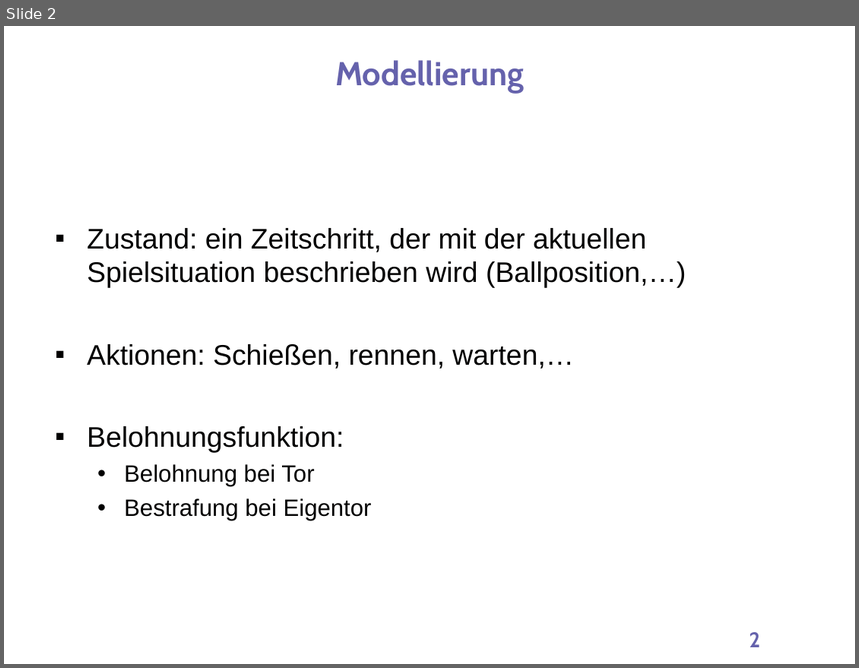
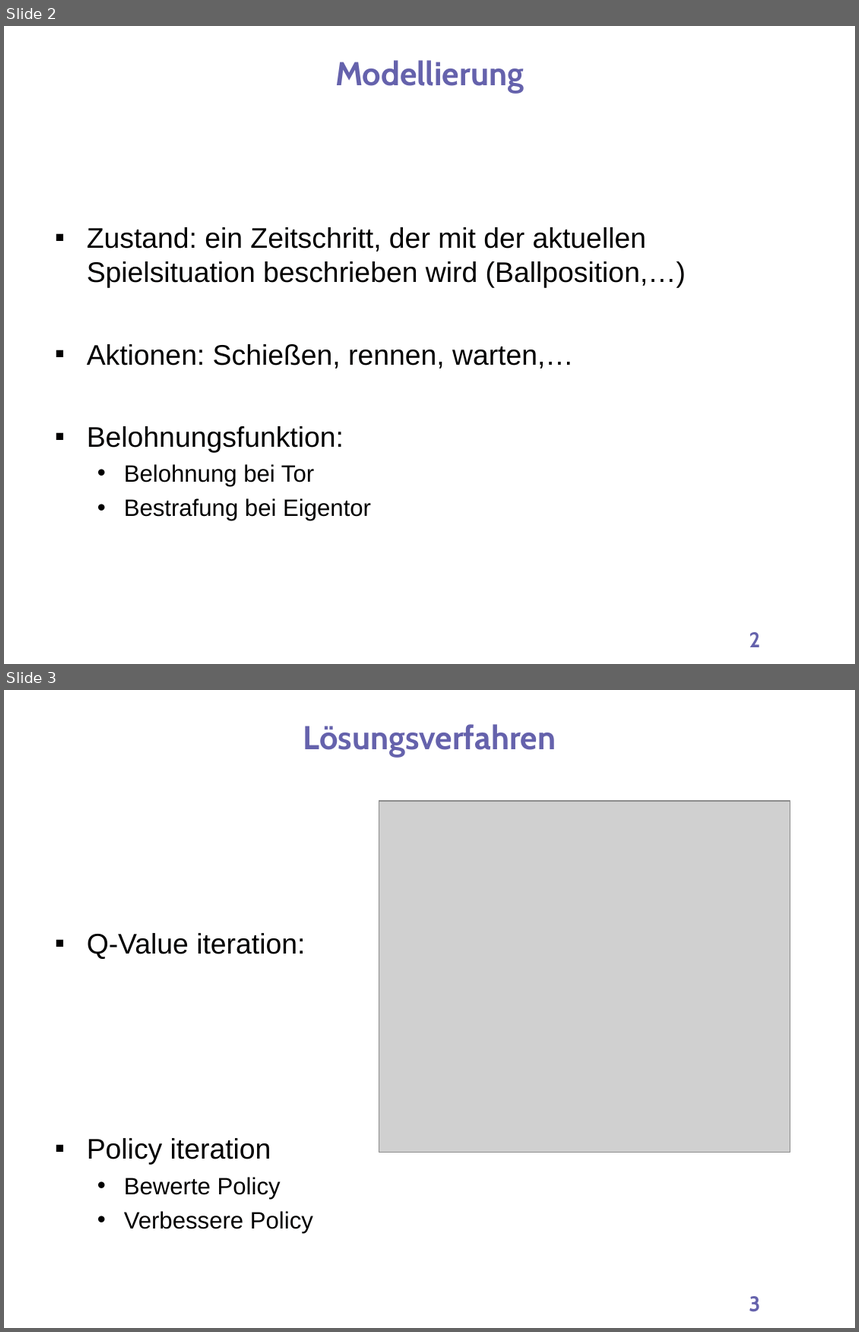
Before and after one commit to gerhardkurz/roboZen, a slide deck: presentation/1/praesentationMDP.ppt. Shown one above the other, each under a label of ours: slide 2 before the commit, slides 2 and 3 after it. The pictures are 859x668 and 859x1332 pixels, drawn with LibreOffice and Linux fonts; fonts in the diff are those of the drawing; grey boxes stand for pictures; background and template pictures are left out. Boxes give left, top, right and bottom in pixels: in the first picture for what was removed or moved away, otherwise in the second. Text is boxed around its words. In the diff, an @@ line names an element or a change of style, - is before the commit and + after.

Commit message:
finished presentation for mdp

```diff
--- a/presentation/1/praesentationMDP.ppt
+++ b/presentation/1/praesentationMDP.ppt
@@ slide 3 added at (4,690,855,1328), background #FFFFFF @@
@@ text added at (303,724,556,757), 28 pt, text #6562AC, bold @@
+Lösungsverfahren
@@ picture added at (379,801,791,1152) @@
@@ text added at (87,933,313,1233), 24 pt, text #010000 @@
+▪ Q-Value iteration:
+▪ Policy iteration
+  • Bewerte Policy
+  • Verbessere Policy
@@ page number added at (749,1296,760,1312), 18 pt, text #6562AC, bold @@
+3
@@ slide 2 changed as well @@
@@ text at (87,227,686,453): indent changed @@
```
Also in this commit, not shown: 1 slide removed.
